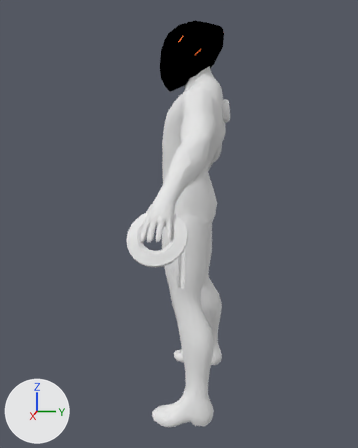
What one commit did to the Blender file models/characters/rinzler.blend.
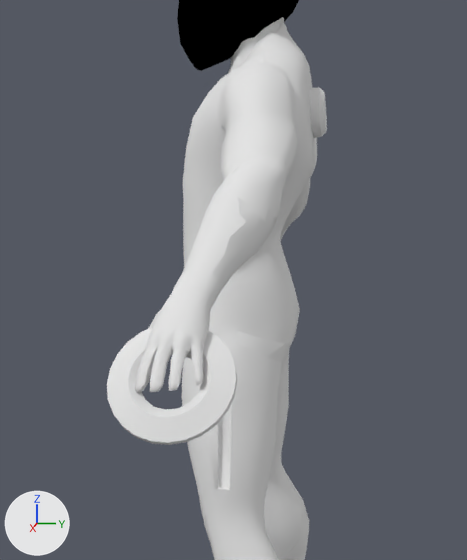
Each version is shown whole from a 50 mm camera at (2.473, 0.302, 1.416) aimed at (0.026, -0.079, 0.925), then close up on the part from 21% to 83% of the width and 13% to 72% of the height. Arrows for +X, +Y and +Z are at lower left; the lights stay in place.

Objects in the first close-up: 'disk body red', 'rinzler body', 'rinzler helmet'.
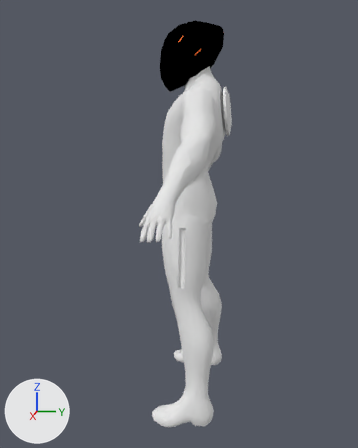
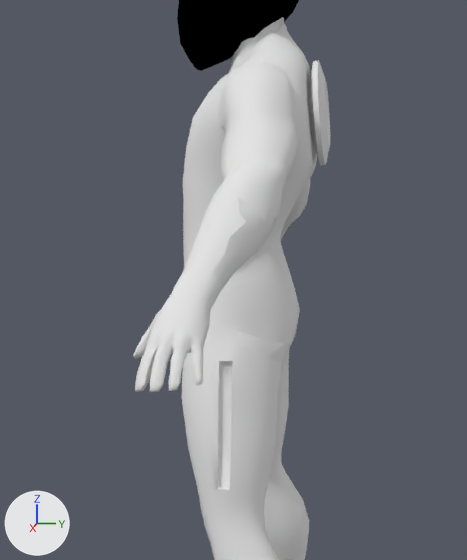
Boxes [x1, y1, x2, y2] around the edits, measured in the close-ups (467 x 560 px):
'disk body red', moved, turned, rescaled: before [107, 327, 237, 445]; after [309, 60, 330, 165]

The change, as a diff of the scene's bpy script:
```diff
--- a/models/characters/rinzler.blend.py
+++ b/models/characters/rinzler.blend.py
@@ ob_disk_body_red @@
 ob_disk_body_red = bpy.data.objects.new('disk body red', me_disk_red)
-ob_disk_body_red.location = (0.703, -0.057, 1.006)
-ob_disk_body_red.rotation_euler = (0.884, 0.328, 1.255)  # degrees (51, 19, 72)
-ob_disk_body_red.scale = (0.991, 0.991, 0.991)
+ob_disk_body_red.location = (0.0, 0.151, 1.482)
+ob_disk_body_red.rotation_euler = (0.275, -1.485, -1.847)  # degrees (16, -85, -106)
 _m = ob_disk_body_red.modifiers.new('EdgeSplit', 'EDGE_SPLIT')
```
